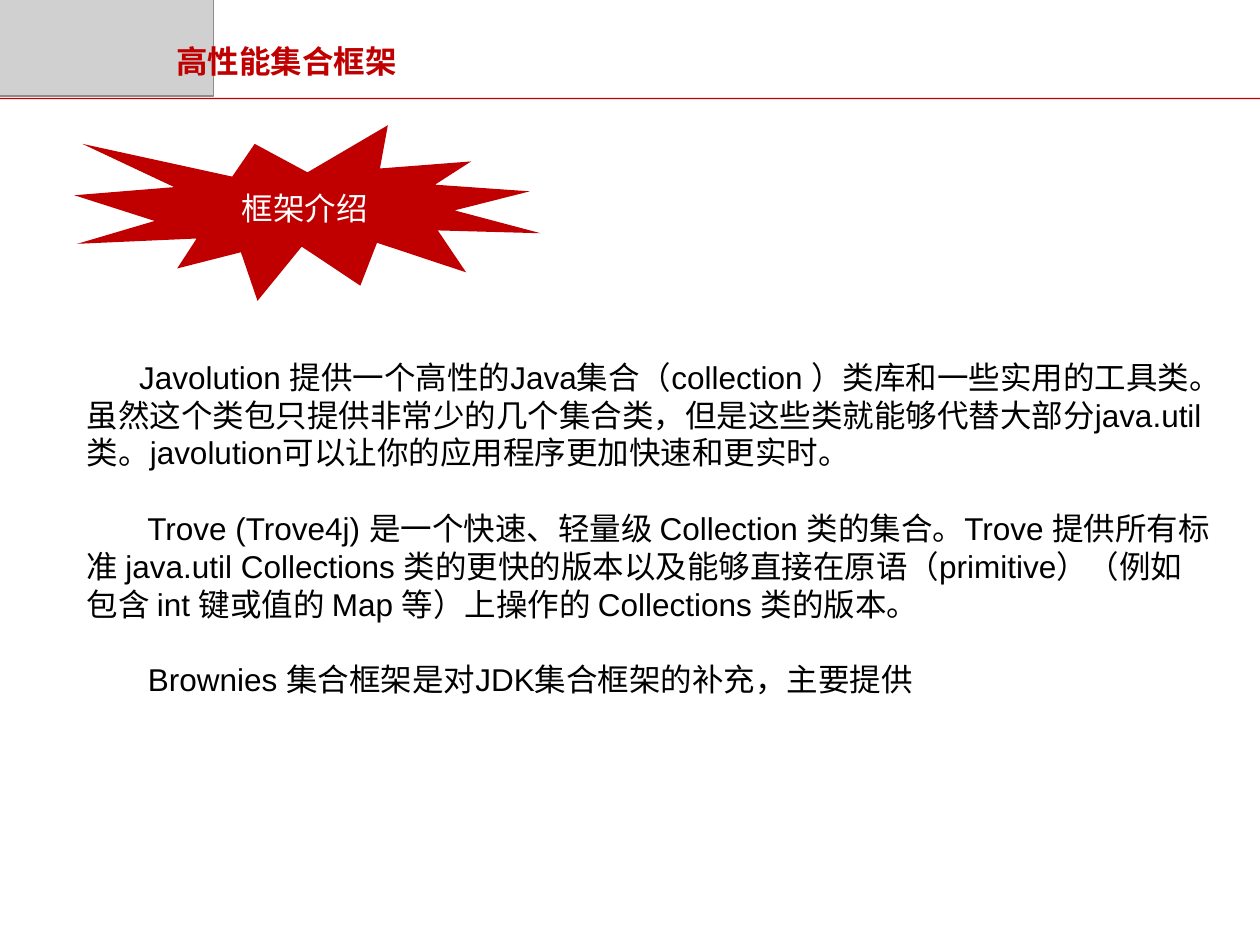
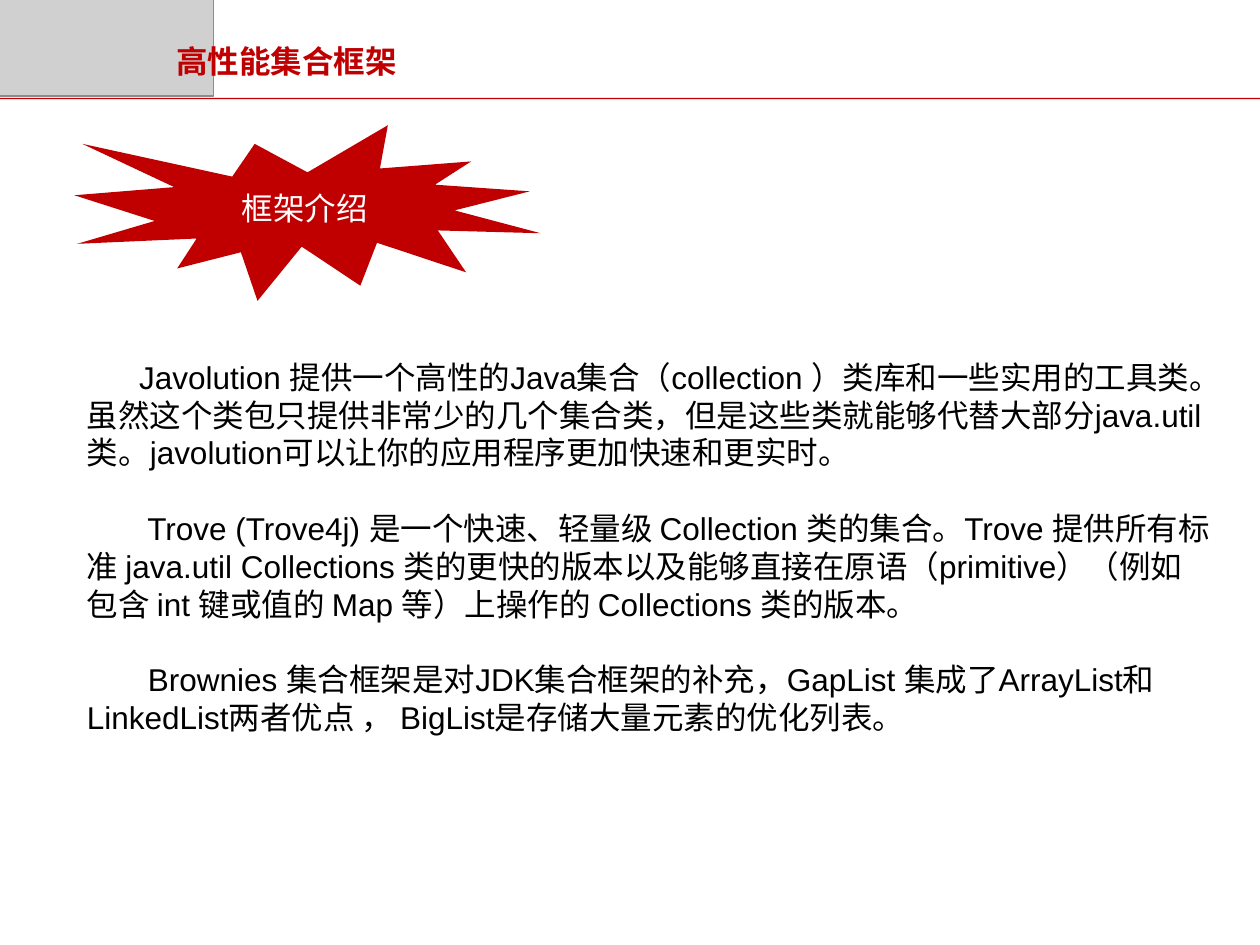
Before and after one commit to wychenlong/java, a slide deck: slide 17 of Java集合基础框架.pptx (slide 16 before the commit). Drawn at 1260x945 pixels with LibreOffice and Linux fonts; fonts in the diff are those of the drawing; grey boxes stand for pictures; background and template pictures are left out. Boxes give left, top, right and bottom in pixels: in the first picture for what was removed or moved away, otherwise in the second. Text is boxed around its words. In the diff, an @@ line names an element or a change of style, - is before the commit and + after.

```diff
--- a/Java集合基础框架.pptx
+++ b/Java集合基础框架.pptx
@@ text at [148,664,1154,735]: text changed @@
-Brownies 集合框架是对JDK集合框架的补充，主要提供
+Brownies 集合框架是对JDK集合框架的补充，GapList 集成了ArrayList和LinkedList两者优点 ， BigList是存储大量元素的优化列表。
```
Also in this commit, not shown: 1 other slide changed, 2 slides added, 1 slide removed.
